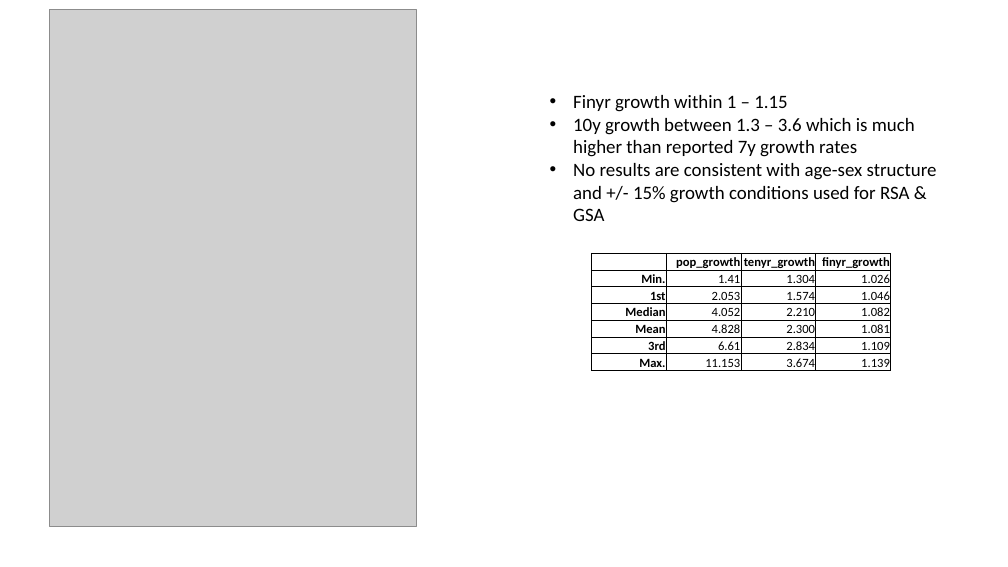
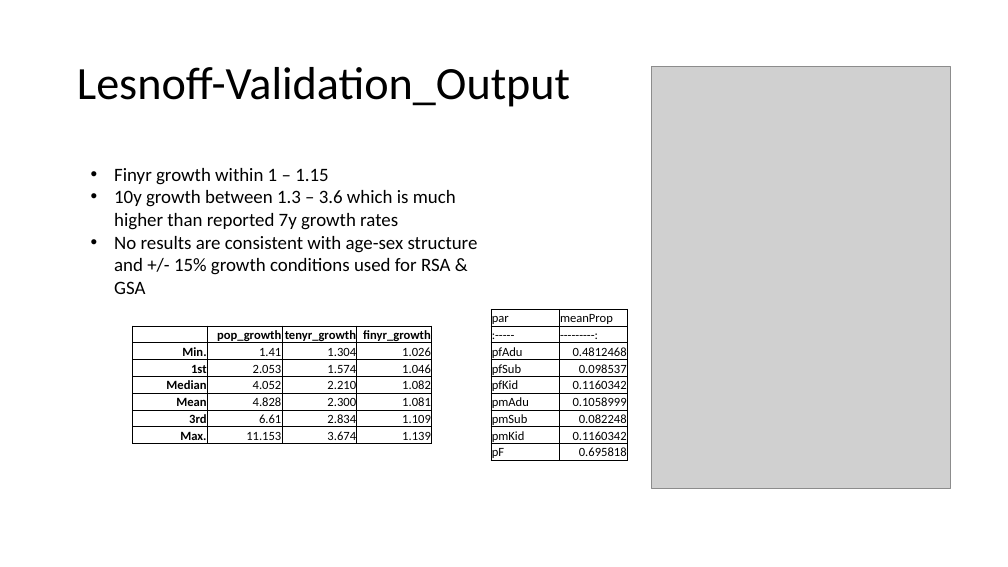
Before and after one commit to BethSavagar/demographic_model_1, a slide deck: slide 26 of presentations/profile-validation/lesnoff.pptx. Drawn at 1008x567 pixels with LibreOffice and Linux fonts; fonts in the diff are those of the drawing; grey boxes stand for pictures. Boxes give left, top, right and bottom in pixels: in the first picture for what was removed or moved away, otherwise in the second. Text is boxed around its words. In the diff, an @@ line names an element or a change of style, - is before the commit and + after.

Commit message:
complete validation of lesnoff data, add file for vaccination immunity test

```diff
--- a/presentations/profile-validation/lesnoff.pptx
+++ b/presentations/profile-validation/lesnoff.pptx
@@ title added at box(77, 67, 570, 107), 44 pt, text #000000 @@
+Lesnoff-Validation_Output
@@ picture: place and size @@
-picture at box(49, 9, 417, 526)
+picture at box(652, 67, 951, 488)
@@ text "Finyr growth within 1 – ...": place and size @@
-text "Finyr growth within 1 – ..." at box(573, 95, 937, 221)
+text "Finyr growth within 1 – ..." at box(114, 168, 478, 294)
@@ table: place and size @@
-table at box(592, 253, 892, 371)
+table at box(132, 326, 432, 444)
@@ table added at box(491, 309, 627, 462), 9 rows, 2 columns @@
+par | meanProp
+:----- | ---------:
+pfAdu | 0.4812468
+pfSub | 0.098537
+pfKid | 0.1160342
+pmAdu | 0.1058999
+pmSub | 0.082248
+pmKid | 0.1160342
+pF | 0.695818
```
Also in this commit, not shown: 1 other slide changed, 1 slide added, 3 other files.
